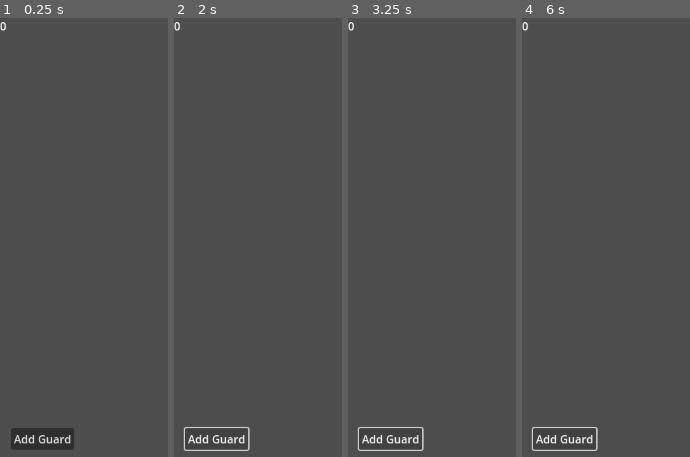
Above: before the commit, frames 1-4 (left to right).
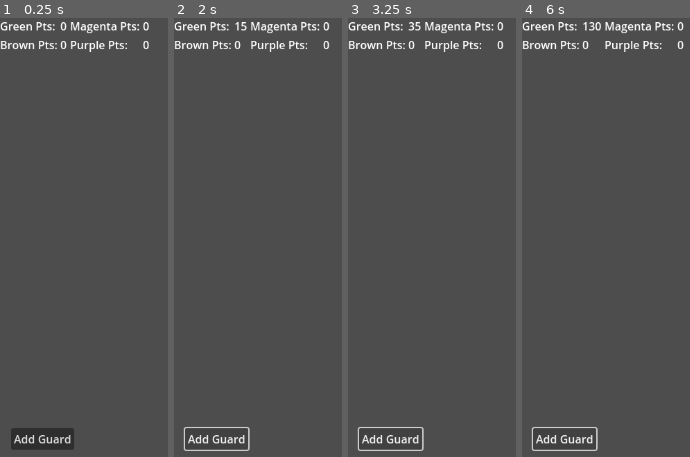
Above: after the commit, the same moments.

Repository: p0rtcullis/WarClicker
Game: Godot game, scene res://game_manager.tscn
Same seed, same stepped clock (60 frames per second), same inputs: the game is played once before the commit and once after it.
Inputs:
- Up to frame 1 (0.25 s): no input
- Up to frame 2 (2 s): click "Add Guard" at 0.5 s; click "Add Guard" at 1.25 s
- Up to frame 3 (3.25 s): click "Add Guard" at 2 s; tap Enter at 2.75 s
- Up to frame 4 (6 s): tap Space at 3.5, 5 s; tap Enter at 4.25, 5.75 s

The runs differ from the first frame. In frame 1, 1.7% of the frame differs, in the area x 0-89%, y 0-8%; in frame 2, 1.7%; in frame 3, 1.7%; in frame 4, 1.8%, in the area x 0-97%, y 0-8%.

Commit message:
Added Labels for points
ditto

Diff:
--- a/war-clicker/ManagementScreen/Scripts/management_screen.gd
+++ b/war-clicker/ManagementScreen/Scripts/management_screen.gd
@@ -49,5 +49,7 @@
 
 
 func _on_update_timer_timeout() -> void:
-	total_green = point_count(POINTS.GREEN)
+	total_green += point_count(POINTS.GREEN)
+	%GreenPointsLabel.text = str(total_green)
+	print(total_green)
 	#print(total_green)
--- a/war-clicker/game_manager.tscn
+++ b/war-clicker/game_manager.tscn
@@ -22,26 +22,58 @@
 offset_right = 1152.0
 offset_bottom = 128.0
 
-[node name="GreenPointsLabel" type="Label" parent="ManagementScreenGUI/InfoBarGUI"]
+[node name="PointsGUI" type="HBoxContainer" parent="ManagementScreenGUI/InfoBarGUI"]
 layout_mode = 0
 offset_right = 40.0
-offset_bottom = 23.0
+offset_bottom = 40.0
+
+[node name="VBoxContainer" type="VBoxContainer" parent="ManagementScreenGUI/InfoBarGUI/PointsGUI"]
+layout_mode = 2
+
+[node name="GreenPointsTitle" type="Label" parent="ManagementScreenGUI/InfoBarGUI/PointsGUI/VBoxContainer"]
+layout_mode = 2
+text = "Green Pts:"
+
+[node name="BrownPointsTitle" type="Label" parent="ManagementScreenGUI/InfoBarGUI/PointsGUI/VBoxContainer"]
+layout_mode = 2
+text = "Brown Pts:"
+
+[node name="VBoxContainer2" type="VBoxContainer" parent="ManagementScreenGUI/InfoBarGUI/PointsGUI"]
+layout_mode = 2
+
+[node name="GreenPointsLabel" type="Label" parent="ManagementScreenGUI/InfoBarGUI/PointsGUI/VBoxContainer2"]
+unique_name_in_owner = true
+layout_mode = 2
 text = "0"
 
-[node name="BrownPointsLabel" type="Label" parent="ManagementScreenGUI/InfoBarGUI"]
-layout_mode = 0
-offset_right = 40.0
-offset_bottom = 23.0
+[node name="BrownPointsLabel" type="Label" parent="ManagementScreenGUI/InfoBarGUI/PointsGUI/VBoxContainer2"]
+unique_name_in_owner = true
+layout_mode = 2
+text = "0"
 
-[node name="MagentaPointsLabel" type="Label" parent="ManagementScreenGUI/InfoBarGUI"]
-layout_mode = 0
-offset_right = 40.0
-offset_bottom = 23.0
+[node name="VBoxContainer3" type="VBoxContainer" parent="ManagementScreenGUI/InfoBarGUI/PointsGUI"]
+layout_mode = 2
 
-[node name="PurplePointsLabel" type="Label" parent="ManagementScreenGUI/InfoBarGUI"]
-layout_mode = 0
-offset_right = 40.0
-offset_bottom = 23.0
+[node name="MagentaPointsTitle" type="Label" parent="ManagementScreenGUI/InfoBarGUI/PointsGUI/VBoxContainer3"]
+layout_mode = 2
+text = "Magenta Pts:"
+
+[node name="PurplePointsTitle" type="Label" parent="ManagementScreenGUI/InfoBarGUI/PointsGUI/VBoxContainer3"]
+layout_mode = 2
+text = "Purple Pts:"
+
+[node name="VBoxContainer4" type="VBoxContainer" parent="ManagementScreenGUI/InfoBarGUI/PointsGUI"]
+layout_mode = 2
+
+[node name="MagentaPointsLabel" type="Label" parent="ManagementScreenGUI/InfoBarGUI/PointsGUI/VBoxContainer4"]
+unique_name_in_owner = true
+layout_mode = 2
+text = "0"
+
+[node name="PurplePointsLabel" type="Label" parent="ManagementScreenGUI/InfoBarGUI/PointsGUI/VBoxContainer4"]
+unique_name_in_owner = true
+layout_mode = 2
+text = "0"
 
 [node name="ManagementScreen" parent="ManagementScreenGUI" instance=ExtResource("1_70yv6")]
 
